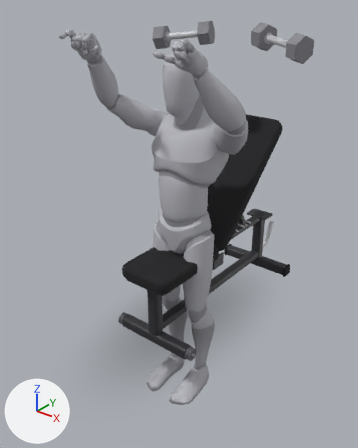
Two versions of the glTF model app/src/main/assets/mannequins/db_incline_press_45.glb, one commit apart.
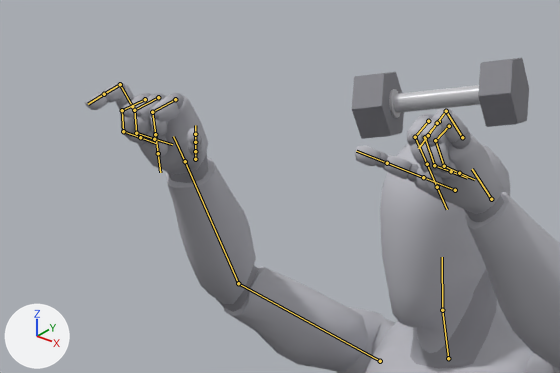
Each version is shown whole from a 50 mm lens placed at (1.37, -1.88, 1.66), pointed at (-0.04, -0.11, 0.56), then close up on the part from 8% to 63% of the width and 0% to 29% of the height. The lights are fixed; the arrows at lower left show +X, +Y and +Z. The first two pictures are the older version. Both versions are drawn at frame 5 of the action 'lowering'; the numbers are the values there. The bones that change, and the others that lie on the model, are drawn over the model as lines in the close-ups.

Names of what the first close-up shows: 'body', 'body_1', 'dumbbell_r_0', 'dumbbell_r_2', 'dumbbell_r_4' and 1 more.
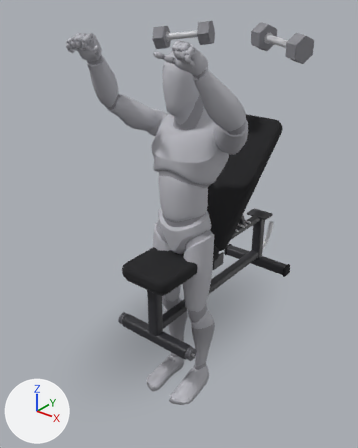
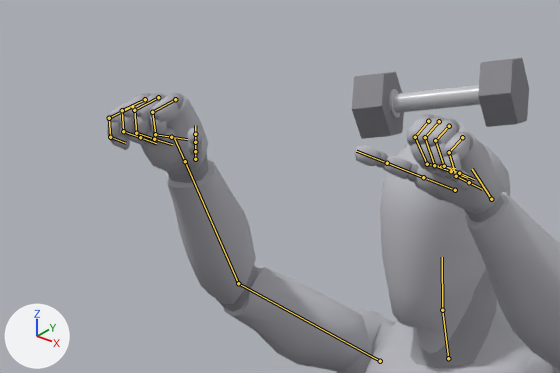
Edits to the bpy script that builds the scene:
```text
Change bone_index_03_l:
    where bone_index_03_l = bpy.data.objects['Armature'].pose.bones['index_03_l']  # child of 'index_02_l'
    bone_index_03_l.rotation_quaternion: (1.0, 0.0, 0.0, 0.0) -> (0.859, 0.419, 0.0, -0.295)  # degrees (0, 0, 0) -> degrees (48, 14, -32)
Change bone_pinky_01_l:
    where bone_pinky_01_l = bpy.data.objects['Armature'].pose.bones['pinky_01_l']  # child of 'hand_l'
    bone_pinky_01_l.rotation_quaternion: (1.0, 0.0, 0.0, 0.0) -> (0.799, 0.492, 0.0, -0.346)  # degrees (0, 0, 0) -> degrees (57, 20, -36)
Change bone_pinky_03_l:
    where bone_pinky_03_l = bpy.data.objects['Armature'].pose.bones['pinky_03_l']  # child of 'pinky_02_l'
    bone_pinky_03_l.rotation_quaternion: (1.0, 0.0, 0.0, 0.0) -> (0.874, 0.397, 0.0, -0.279)  # degrees (0, 0, 0) -> degrees (45, 13, -30)
Change bone_index_03_r:
    where bone_index_03_r = bpy.data.objects['Armature'].pose.bones['index_03_r']  # child of 'index_02_r'
    bone_index_03_r.rotation_quaternion: (1.0, 0.0, 0.0, 0.0) -> (0.859, 0.419, 0.0, 0.295)  # degrees (0, 0, 0) -> degrees (48, -14, 32)
Change bone_pinky_01_r:
    where bone_pinky_01_r = bpy.data.objects['Armature'].pose.bones['pinky_01_r']  # child of 'hand_r'
    bone_pinky_01_r.rotation_quaternion: (1.0, 0.0, 0.0, 0.0) -> (0.799, 0.492, 0.0, 0.346)  # degrees (0, 0, 0) -> degrees (57, -20, 36)
Change bone_pinky_03_r:
    where bone_pinky_03_r = bpy.data.objects['Armature'].pose.bones['pinky_03_r']  # child of 'pinky_02_r'
    bone_pinky_03_r.rotation_quaternion: (1.0, 0.0, 0.0, 0.0) -> (0.874, 0.397, 0.0, 0.279)  # degrees (0, 0, 0) -> degrees (45, -13, 30)
```

Location of each change, (x1, y1, x2, y2) in pixels of the close-ups (560 x 373 px):
'body', posed: before (85, 83, 560, 373); after (106, 93, 560, 373)
'body_1', posed: before (102, 82, 504, 369); after (107, 93, 504, 369)
bone 'index_03_l', root to tip: before (427, 164) to (437, 187); after (427, 164) to (441, 166)
bone 'pinky_01_l', root to tip: before (462, 137) to (446, 111); after (462, 137) to (449, 152)
bone 'pinky_03_l', root to tip: before (437, 123) to (428, 135); after (456, 176) to (469, 182)
bone 'index_03_r', root to tip: before (155, 134) to (158, 153); after (155, 134) to (171, 137)
bone 'pinky_01_r', root to tip: before (132, 106) to (120, 84); after (132, 106) to (109, 118)
bone 'pinky_03_r', root to tip: before (104, 94) to (88, 104); after (110, 137) to (125, 143)
